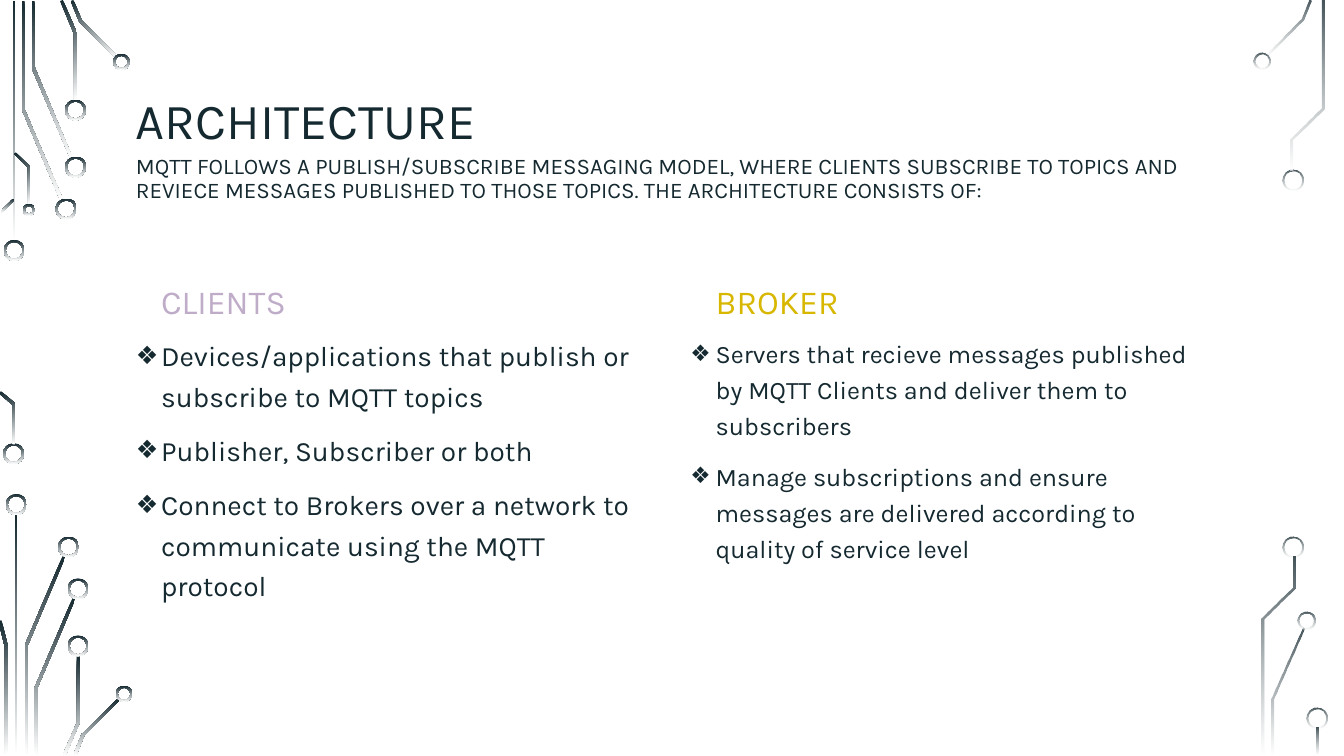
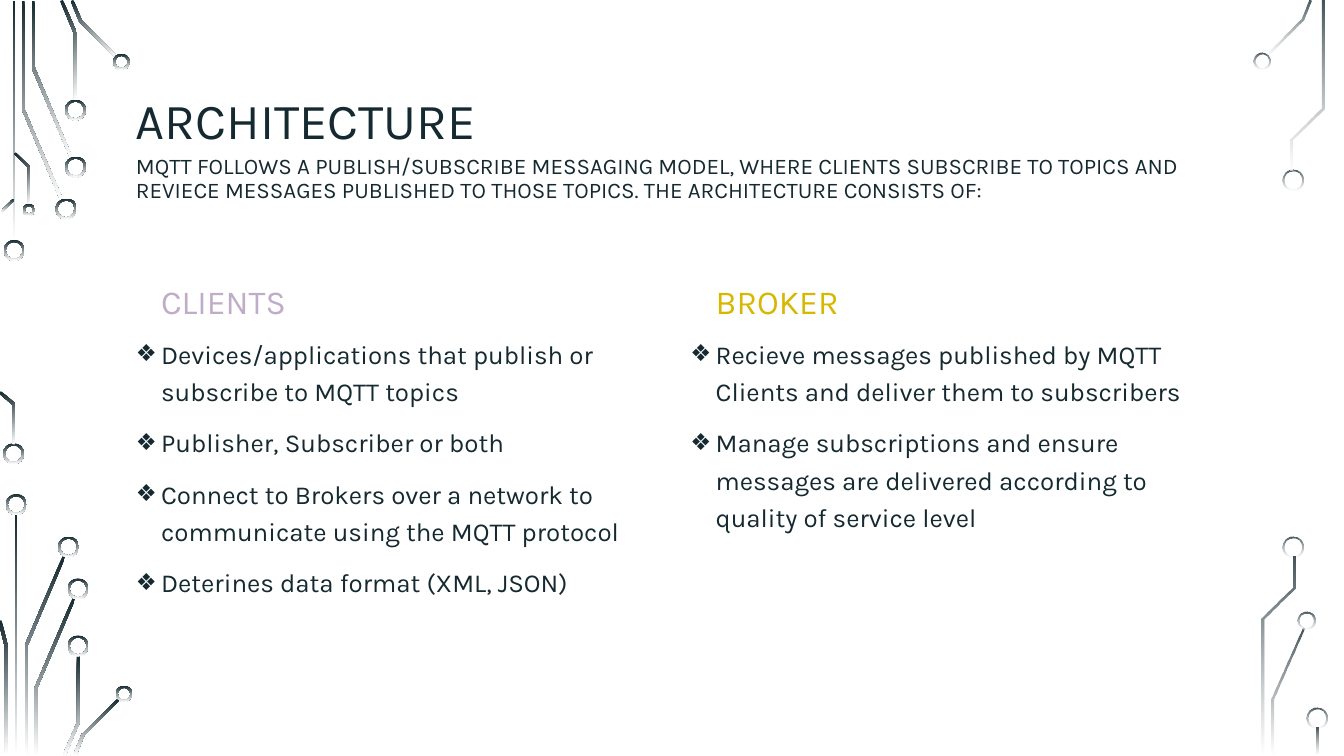
Before and after one commit to sebivenlo/ESD-2023-MQTT, a slide deck: slide 6 of Presentation/Jonas MQTT.pptx. Drawn at 1344x756 pixels with LibreOffice and Linux fonts; fonts in the diff are those of the drawing; background and template pictures are left out. Boxes give left, top, right and bottom in pixels: in the first picture for what was removed or moved away, otherwise in the second. Text is boxed around its words. In the diff, an @@ line names an element or a change of style, - is before the commit and + after.

```diff
--- a/Presentation/Jonas MQTT.pptx
+++ b/Presentation/Jonas MQTT.pptx
@@ text at <box>161,345,619,548</box>: size 20 to 18.5 pt in "Devices/applications that publish or subscribe to MQTT ...", "Publisher, Subscriber or both", "Connect to Brokers over a network to ..." @@
@@ text at <box>716,346,1180,402</box>: text changed; size 18 to 18.5 pt @@
-❖ Servers that recieve messages published by MQTT Clients and deliver them to subscribers
+❖ Recieve messages published by MQTT Clients and deliver them to subscribers
@@ text at <box>716,434,1147,534</box>: size 18 to 18.5 pt in "Manage subscriptions and ensure messages are delivered ..." @@
@@ text at <box>161,573,568,595</box>: paragraph added @@
+❖ Deterines data format (XML, JSON)
```
Also in this commit, not shown: 3 other slides changed, 1 slide added, 1 slide removed.
